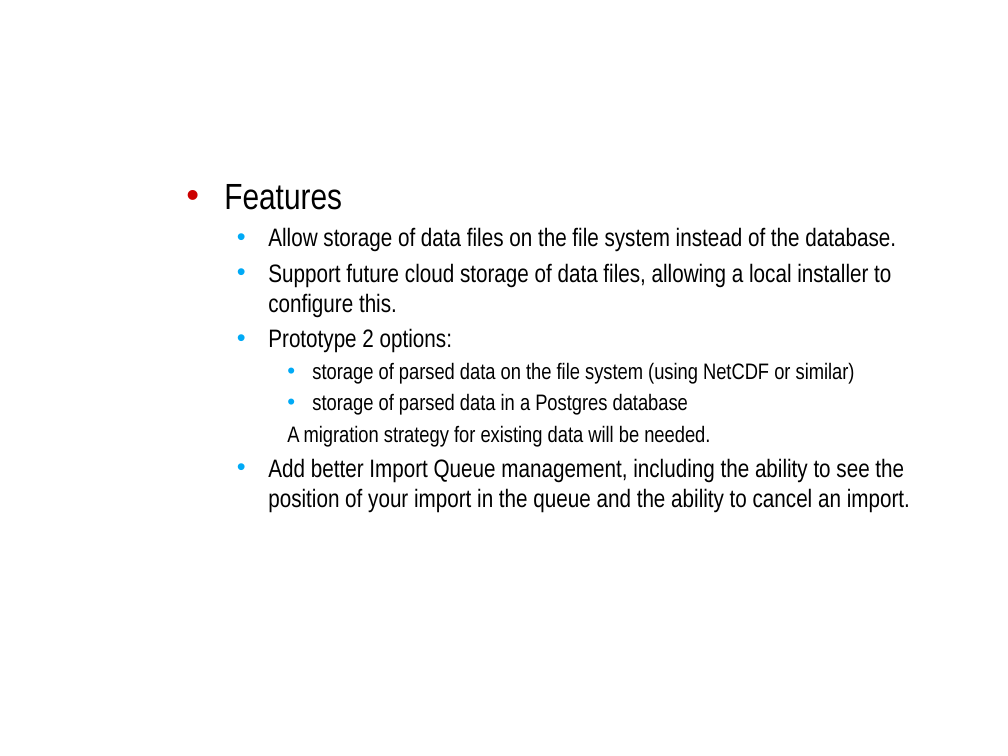
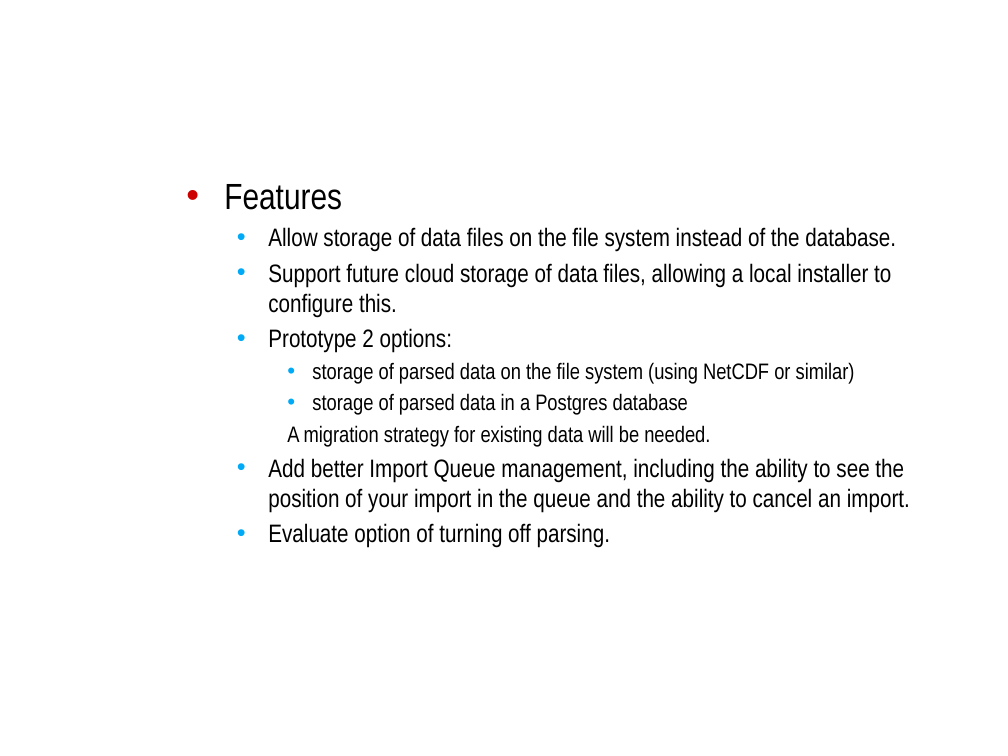
Before and after one commit to NCIP/caarray-docs, a slide deck: slide 3 of project_management/open_meetings/ICR_WS_Meeting_2011_02_09.pptx. Drawn at 1008x756 pixels with LibreOffice and Linux fonts; fonts in the diff are those of the drawing; background and template pictures are left out. Boxes give left, top, right and bottom in pixels: in the first picture for what was removed or moved away, otherwise in the second. Text is boxed around its words. In the diff, an @@ line names an element or a change of style, - is before the commit and + after.

Commit message:
Added option for turning off parsing.

```diff
--- a/project_management/open_meetings/ICR_WS_Meeting_2011_02_09.pptx
+++ b/project_management/open_meetings/ICR_WS_Meeting_2011_02_09.pptx
@@ text at (x1=268, y1=523, x2=610, y2=548): paragraph added @@
+  • Evaluate option of turning off parsing.
```
